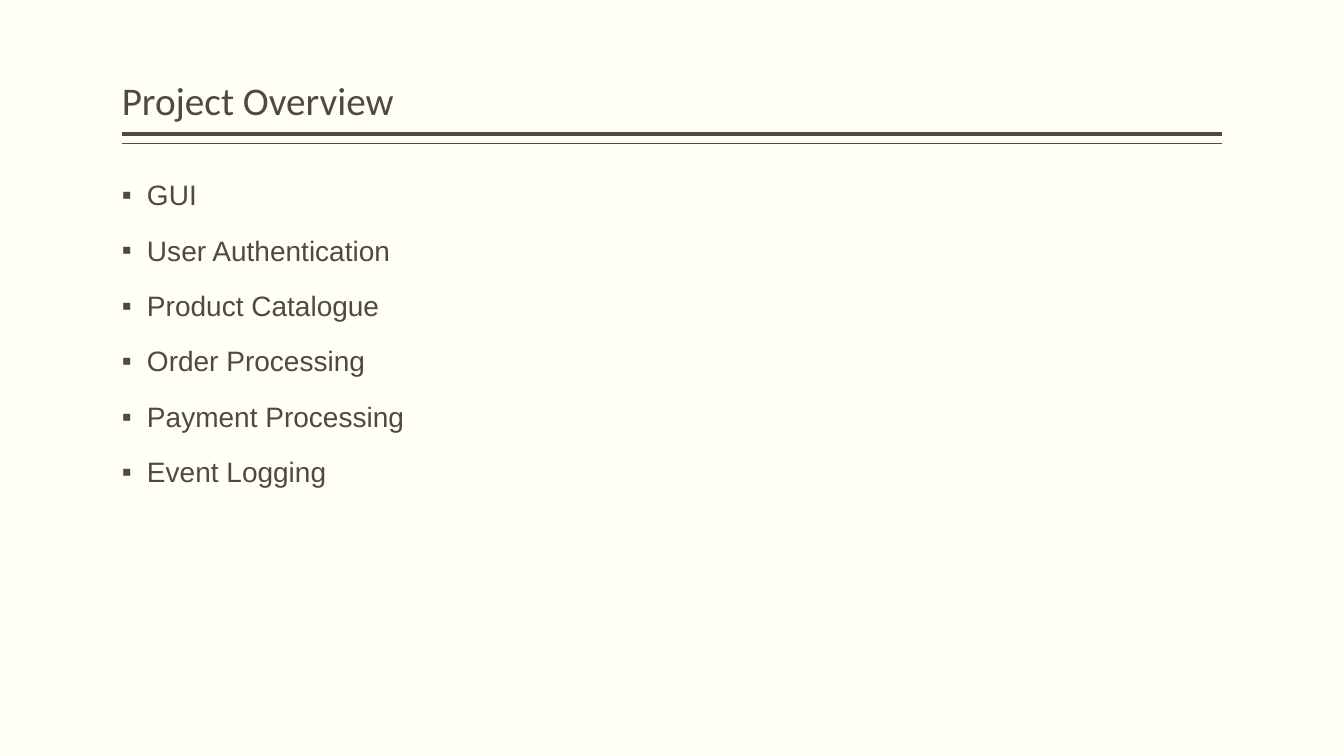
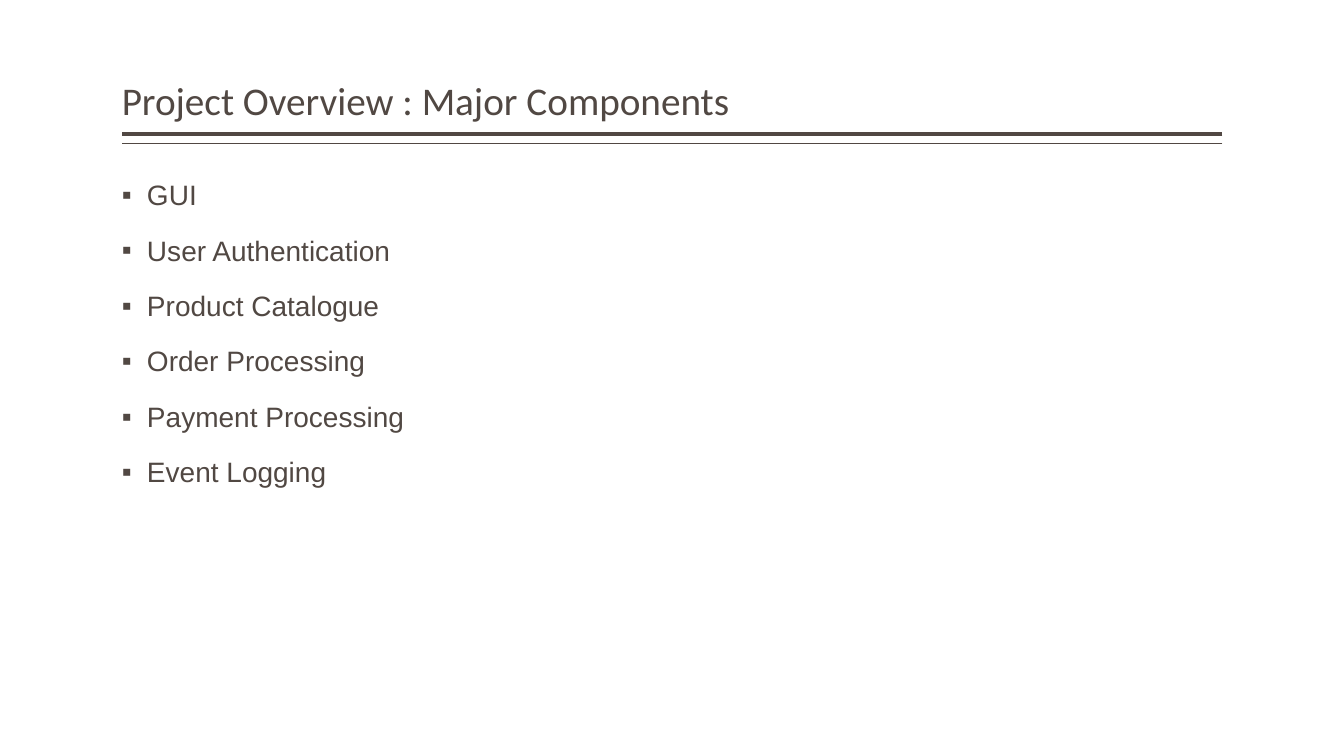
Before and after one commit to StateControlled/SE450_Final_Project, a slide deck: slide 3 of Final Project.pptx (slide 2 before the commit). Drawn at 1344x756 pixels with LibreOffice and Linux fonts; fonts in the diff are those of the drawing. Boxes give left, top, right and bottom in pixels: in the first picture for what was removed or moved away, otherwise in the second. Text is boxed around its words. In the diff, an @@ line names an element or a change of style, - is before the commit and + after.

```diff
--- a/Final Project.pptx
+++ b/Final Project.pptx
@@ background #FFFFF3 to #FFFFFF @@
@@ title at bbox=[122, 88, 729, 122]: text changed @@
-Project Overview
+Project Overview : Major Components
```
Also in this commit, not shown: 10 other slides changed, 4 slides added, 6 slides removed, 11 other files.
